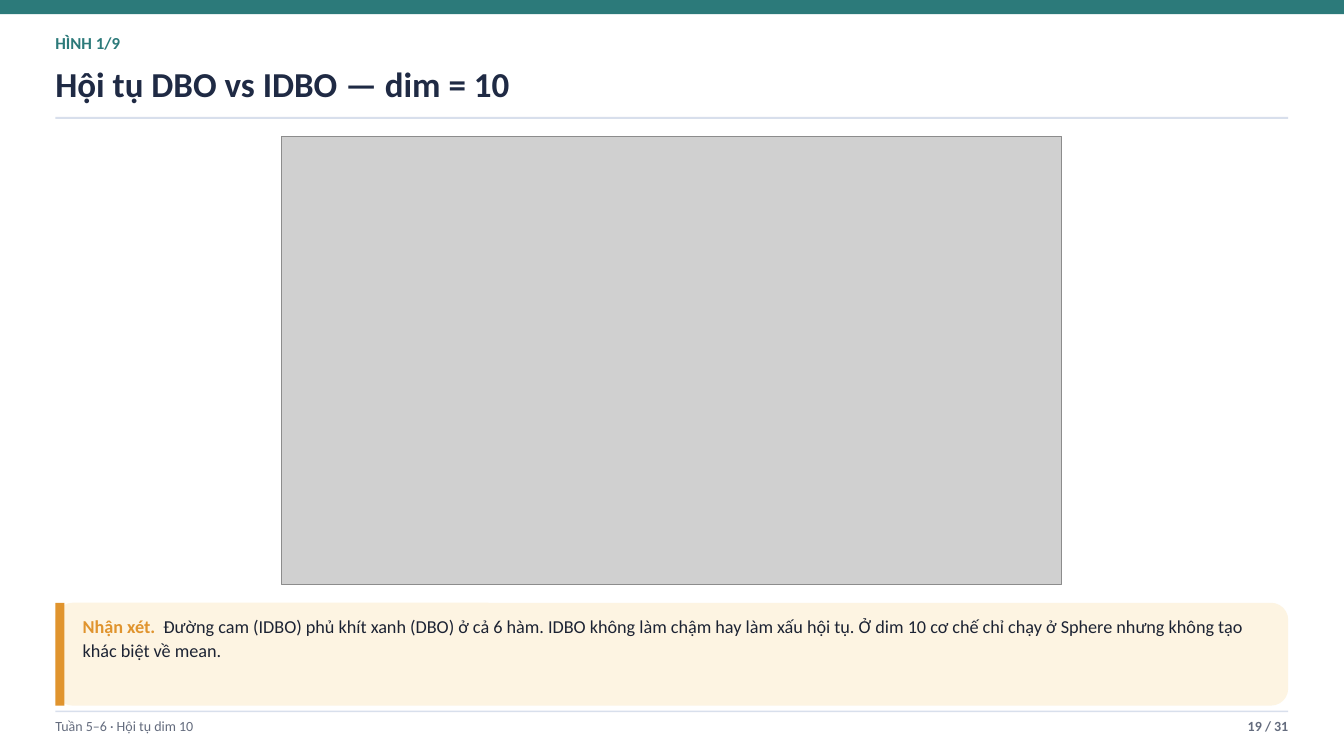
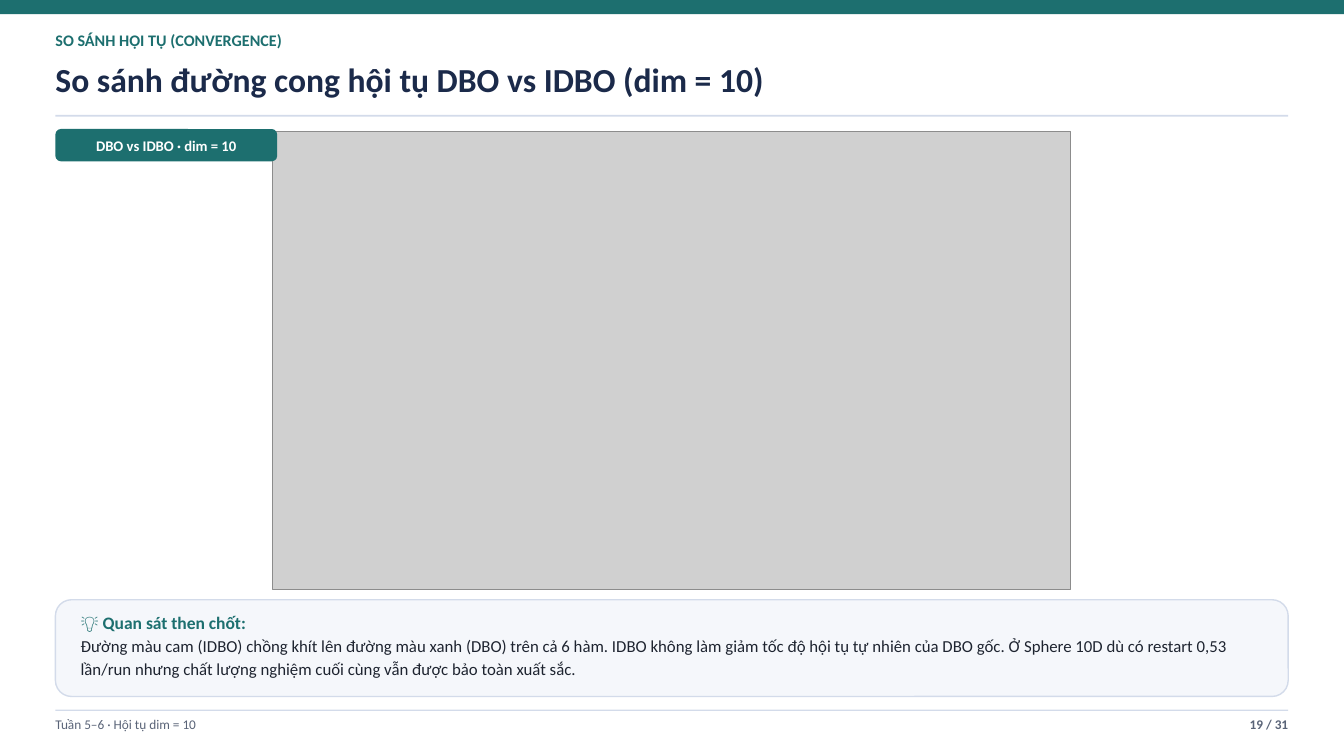
Before and after one commit to duylequang2303/DBO_heathcare, a slide deck: slide 19 of docs/Slide_Tuan_4_5_6_DBO_IDBO.pptx. Drawn at 1344x756 pixels with LibreOffice and Linux fonts; fonts in the diff are those of the drawing; grey boxes stand for pictures. Boxes give left, top, right and bottom in pixels: in the first picture for what was removed or moved away, otherwise in the second. Text is boxed around its words. In the diff, an @@ line names an element or a change of style, - is before the commit and + after.

```diff
--- a/docs/Slide_Tuan_4_5_6_DBO_IDBO.pptx
+++ b/docs/Slide_Tuan_4_5_6_DBO_IDBO.pptx
@@ rectangle at (0,0,1344,14): fill #2C7A7A to #1D6F6F @@
@@ text at (55,33,281,49): text changed; size 12 to 11.5 pt; text colour #2C7A7A to #1D6F6F @@
-HÌNH 1/9
+SO SÁNH HỘI TỤ (CONVERGENCE)
@@ text at (55,67,764,98): text changed; size 25 to 24 pt; text colour #1F2A44 to #1B2A4A @@
-Hội tụ DBO vs IDBO — dim = 10
+So sánh đường cong hội tụ DBO vs IDBO (dim = 10)
@@ rectangle at (55,115,1289,117): fill #D8DFEC to #D3DBEA @@
@@ rounded rectangle added at (55,129,277,161), fill #1D6F6F @@
@@ text added at (96,140,236,151), 10.5 pt, text #FFFFFF, bold @@
+DBO vs IDBO · dim = 10
@@ picture: place and size @@
-picture at (281,136,1062,585)
+picture at (273,131,1071,590)
@@ rounded rectangle: place and size @@
-rounded rectangle at (55,603,1289,706)
+rounded rectangle at (55,600,1289,697)
@@ rounded rectangle at (55,600,1289,697): fill #FDF4E2 to #F5F7FB; outline none to #D3DBEA 1 pt @@
@@ rectangle removed at (55,603,65,706) @@
@@ text at (81,615,1227,678): text changed; size 13 to 12 pt; text colour #1C2333 to #1E2430 @@
-Nhận xét. Đường cam (IDBO) phủ khít xanh (DBO) ở cả 6 hàm. IDBO không làm chậm hay làm xấu hội tụ. Ở dim 10 cơ chế chỉ chạy ở Sphere nhưng không tạo khác biệt về mean.
+💡 Quan sát then chốt:
+Đường màu cam (IDBO) chồng khít lên đường màu xanh (DBO) trên cả 6 hàm. IDBO không làm giảm tốc độ hội tụ tự nhiên của DBO gốc. Ở Sphere 10D dù có restart 0,53 lần/run nhưng chất lượng nghiệm cuối cùng vẫn được bảo toàn xuất sắc.
@@ text at (55,719,196,731): text changed; size 10 to 9.5 pt; text colour #646C7E to #5A6478 @@
-Tuần 5–6 · Hội tụ dim 10
+Tuần 5–6 · Hội tụ dim = 10
@@ text "19 / 31" at (1250,720,1288,729): size 10 to 9.5 pt, text colour #646C7E to #5A6478 @@
```
Also in this commit, not shown: 25 other slides changed, 5 slides added, 5 slides removed, 9 other files.
